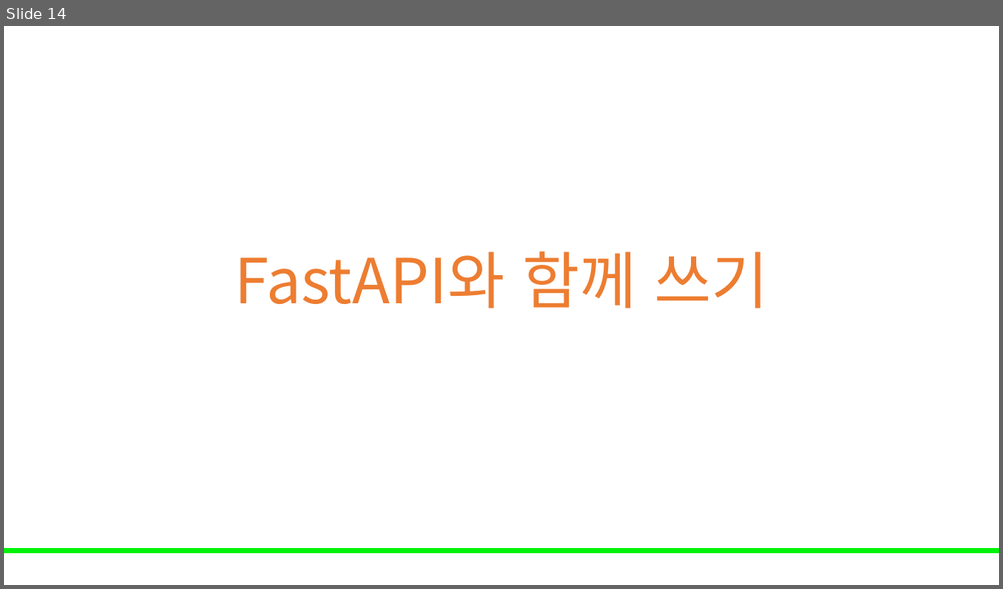
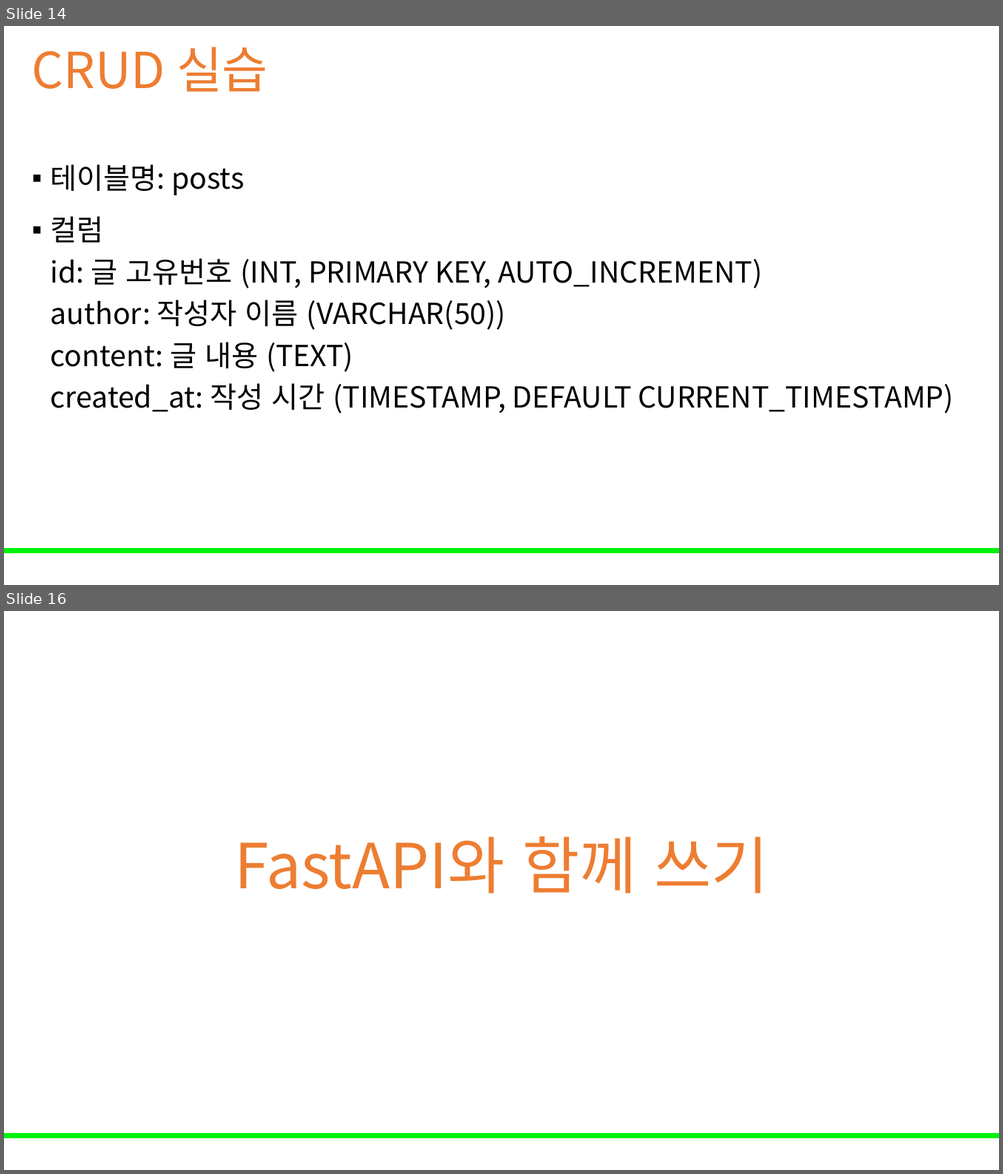
Before and after one commit to Leader-Lesson/KDT_RE_3rd, a slide deck: material/DB/08_파이썬과함께쓰기.pptx. Shown one above the other, each under a label of ours: slide 14 before the commit, slides 14 and 16 after it; the slides between them are not shown. The pictures are 1003x589 and 1003x1174 pixels, drawn with LibreOffice and Linux fonts; fonts in the diff are those of the drawing; background and template pictures are left out. Boxes give left, top, right and bottom in pixels: in the first picture for what was removed or moved away, otherwise in the second. Text is boxed around its words. In the diff, an @@ line names an element or a change of style, - is before the commit and + after.

Commit message:
database sql 추가, python ppt 실습 추가

```diff
--- a/material/DB/08_파이썬과함께쓰기.pptx
+++ b/material/DB/08_파이썬과함께쓰기.pptx
@@ slide 14 added at box(4, 26, 999, 585), background #FFFFFF; not listed: 1 template element that a slide beside it also shows @@
@@ title added at box(32, 47, 268, 92), 48 pt, text #ED7D31 @@
+CRUD 실습
@@ text added at box(51, 164, 953, 414), 28 pt, text #000000 @@
+▪ 테이블명: posts
+▪ 컬럼
+  id: 글 고유번호 (INT, PRIMARY KEY, AUTO_INCREMENT)
+  author: 작성자 이름 (VARCHAR(50))
+  content: 글 내용 (TEXT)
+  created_at: 작성 시간 (TIMESTAMP, DEFAULT CURRENT_TIMESTAMP)
@@ what was slide 14 is now slide 16 @@
```
Also in this commit, not shown: 1 other slide added, 31 other files.
